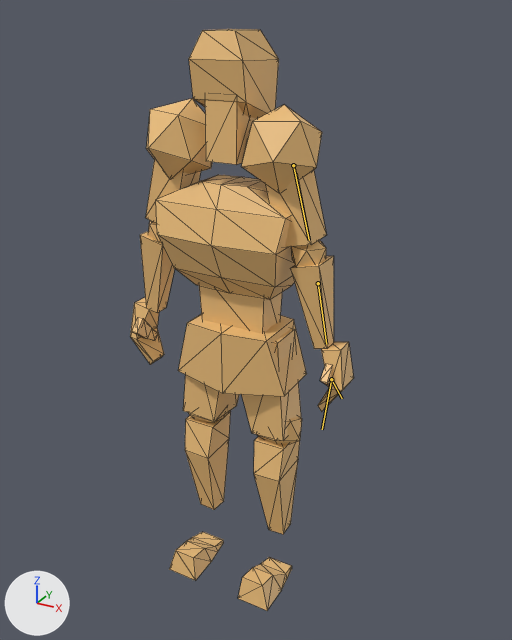
A saved change to the glTF model chapter_3_3DModels/src/models/LP_Person.glb.
Rendered twice from a 50 mm lens placed at (1.95, -3.3, 3.66), pointed at (0.02, 0.21, 1.91). The lights are fixed; the arrows at lower left show +X, +Y and +Z. The older version comes first. The bones that change are drawn over the model as lines. Mesh edges are drawn as thin lines.
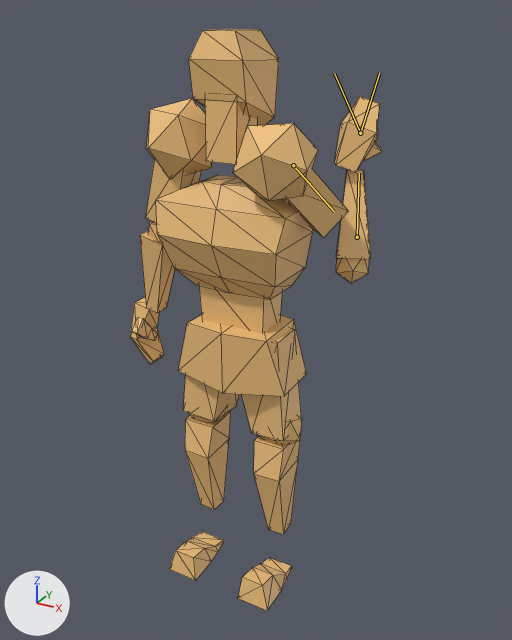
The newer file adds an action. The first version stands in its rest pose; the second is drawn at frame 21 of the action 'Waving'.

Boxes (x1, y1, x2, y2) around the edits, measured in the pictures (512 x 640 px):
'Icosphere', posed (12% shorter): before (241, 105, 322, 194); after (233, 123, 318, 201)
'Cube.005', posed (18% narrower): before (291, 256, 334, 349); after (336, 170, 371, 260)
'Cube.006', posed (27% wider, 11% taller): before (318, 342, 354, 411); after (334, 96, 380, 173)
'Cube.004', posed: before (265, 170, 326, 247); after (284, 169, 348, 238)
'Icosphere.001', posed: before (291, 240, 326, 267); after (336, 258, 369, 284)
'Cube.007', posed: before (320, 364, 333, 386); after (364, 141, 382, 161)
bone 'Bone.011', root to tip: before (293, 165) to (309, 240); after (293, 165) to (334, 211)
bone 'Bone.012', root to tip: before (318, 283) to (326, 344); after (357, 237) to (359, 173)
bone 'Bone.013', root to tip: before (331, 379) to (322, 429); after (360, 133) to (379, 73)
bone 'Bone.018', root to tip: before (331, 379) to (342, 398); after (360, 133) to (334, 73)

The edits, one by one:
Bone 'Bone.011' (bone_bone_011) turns from (0, 0, 0) to (12, -42, -46) degrees about its own x, y and z.
Bone 'Bone.012' (bone_bone_012) turns from (0, 0, 0) to (-31, -38, -112) degrees about its own x, y and z.
Bone 'Bone.013' (bone_bone_013) turns from (0, 0, 0) to (-14, 11, 8) degrees about its own x, y and z.
Bone 'Bone.018' (bone_bone_018) turns from (0, 0, 0) to (-20, 2, 6) degrees about its own x, y and z.
